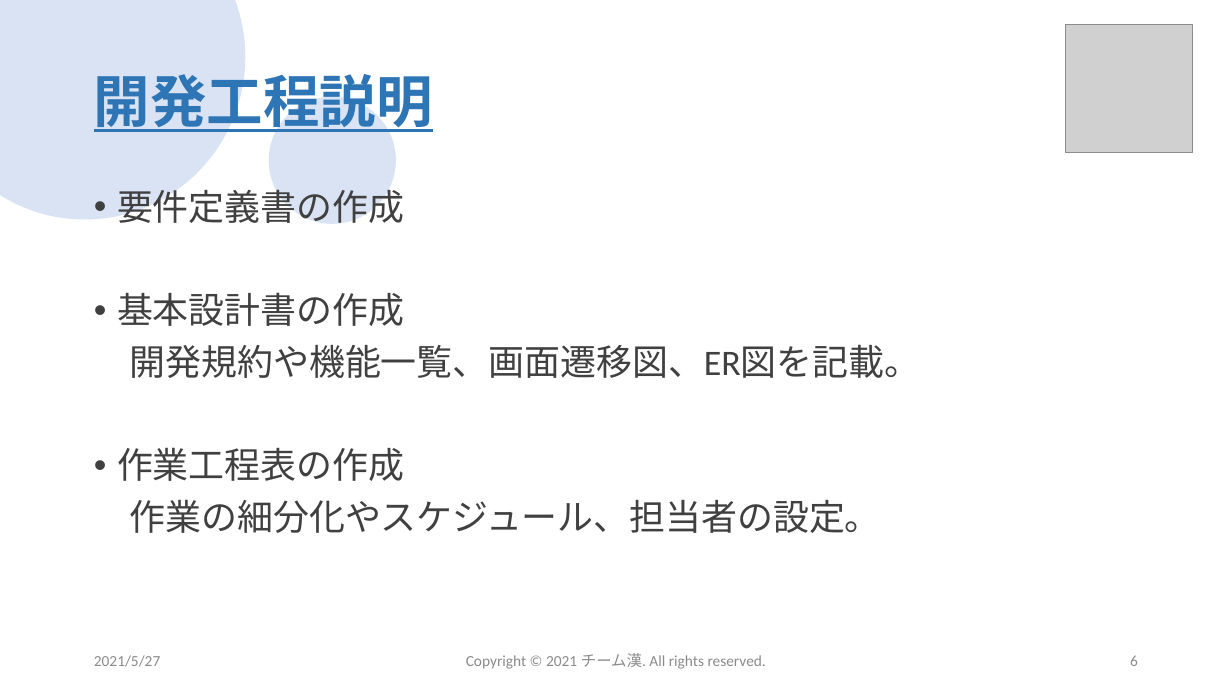
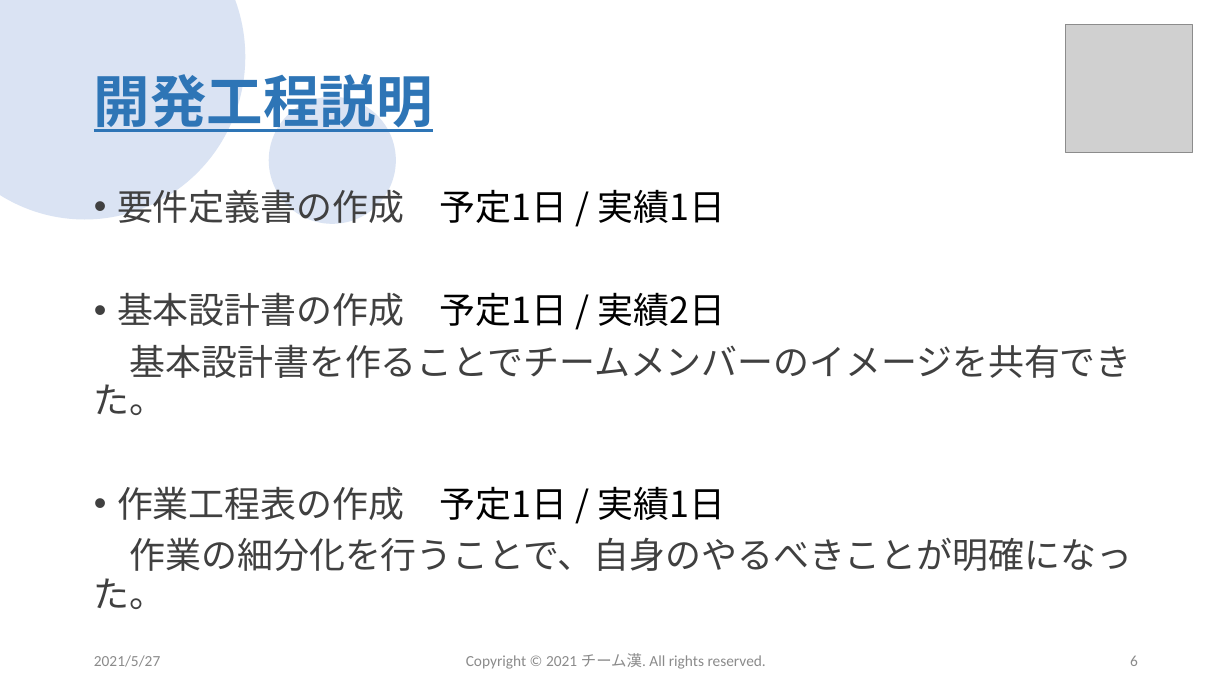
Before and after one commit to sss-sr2021/GUYS, a slide deck: slide 6 of 提出物/チーム漢_成果発表会プレゼン資料.pptx. Drawn at 1232x693 pixels with LibreOffice and Linux fonts; fonts in the diff are those of the drawing; grey boxes stand for pictures; background and template pictures are left out. Boxes give left, top, right and bottom in pixels: in the first picture for what was removed or moved away, otherwise in the second. Text is boxed around its words. In the diff, an @@ line names an element or a change of style, - is before the commit and + after.

```diff
--- a/提出物/チーム漢_成果発表会プレゼン資料.pptx
+++ b/提出物/チーム漢_成果発表会プレゼン資料.pptx
@@ text at [94, 189, 1132, 609]: text changed @@
-• 要件定義書の作成
-• 基本設計書の作成
-開発規約や機能一覧、画面遷移図、ER図を記載。
-• 作業工程表の作成
-作業の細分化やスケジュール、担当者の設定。
+• 要件定義書の作成 予定1日 / 実績1日
+• 基本設計書の作成 予定1日 / 実績2日
+基本設計書を作ることでチームメンバーのイメージを共有できた。
+• 作業工程表の作成 予定1日 / 実績1日
+作業の細分化を行うことで、自身のやるべきことが明確になった。
```
Also in this commit, not shown: 8 other slides changed.
